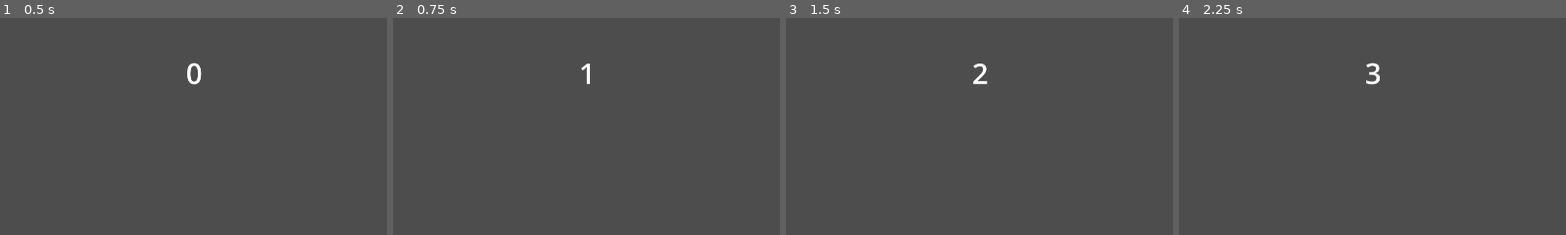
Above: before the commit, frames 1-4 (left to right).
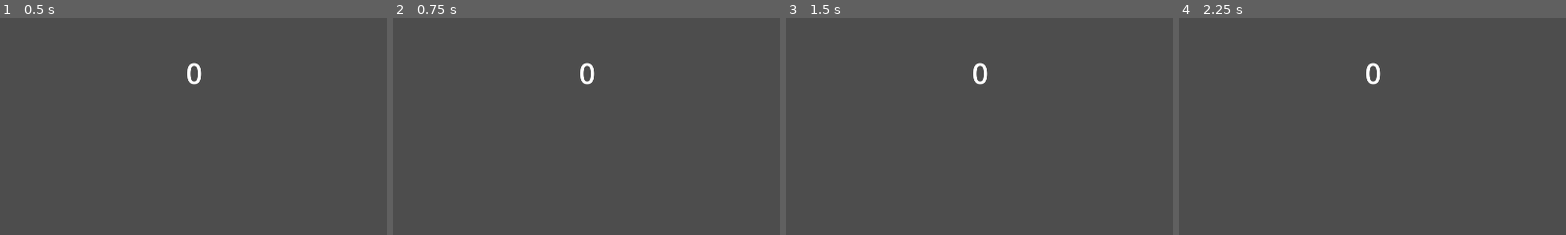
Above: after the commit, the same moments.

Repository: Kapsulon/Door-Clicker
Game: Godot game, scene res://scenes/main.tscn
The game is run twice, just before and just after one commit, with the same random seed, the same clock (stepped at 60 frames per second) and the same inputs.
Inputs (mouse positions are % of the whole screen's width and height, from its top left):
- Up to frame 1 (0.5 s): no input
- Up to frame 2 (0.75 s): tap Enter at 0.5 s; move the mouse to (72, 45) at 0.52 s; click (72, 45) at 0.67 s
- Up to frame 3 (1.5 s): tap Space at 1.25 s; move the mouse to (30, 55) at 1.27 s; click (30, 55) at 1.42 s
- Up to frame 4 (2.25 s): tap Enter at 2 s; move the mouse to (60, 28) at 2.02 s; click (60, 28) at 2.17 s
The pictures show only the part of the screen within x 25-75%, y 0-50%; the shares and areas given below are measured in that part.

Frame 1 is identical in both runs. In frame 2, 0.3% of the frame differs, in the area x 48-53%, y 20-31%; in frame 3, 0.2%; in frame 4, 0.2%.

Commit message:
ADD: points dictionary

Diff:
--- a/scripts/main.gd
+++ b/scripts/main.gd
@@ -1,15 +1,18 @@
 extends Node
 
-const ORDERS: Array[String] = ["M", "B", "T", "Qua", "Qui", "Se", "Oc",  …(4061 unchanged characters)…
+const ORDERS: Array[String] = ["u", "M", "B", "T", "Qua", "Qui", "Se", "Oc",  …(4061 unchanged characters)…
 
-var clicks = 0
+var points: Dictionary = {}
 
 func _ready() -> void:
-    print(ORDERS)
+    for ord in ORDERS:
+        points[ord] = 0
+    print(points)
 
 func _on_click_gui_input(event: InputEvent) -> void:
     if event is InputEventMouseButton and event.is_pressed():
-        clicks += 1
+        pass
 
 func _process(delta: float) -> void:
-    $UI/clicks.text = str(clicks)
+    # $UI/clicks.text = str(clicks)
+    pass
